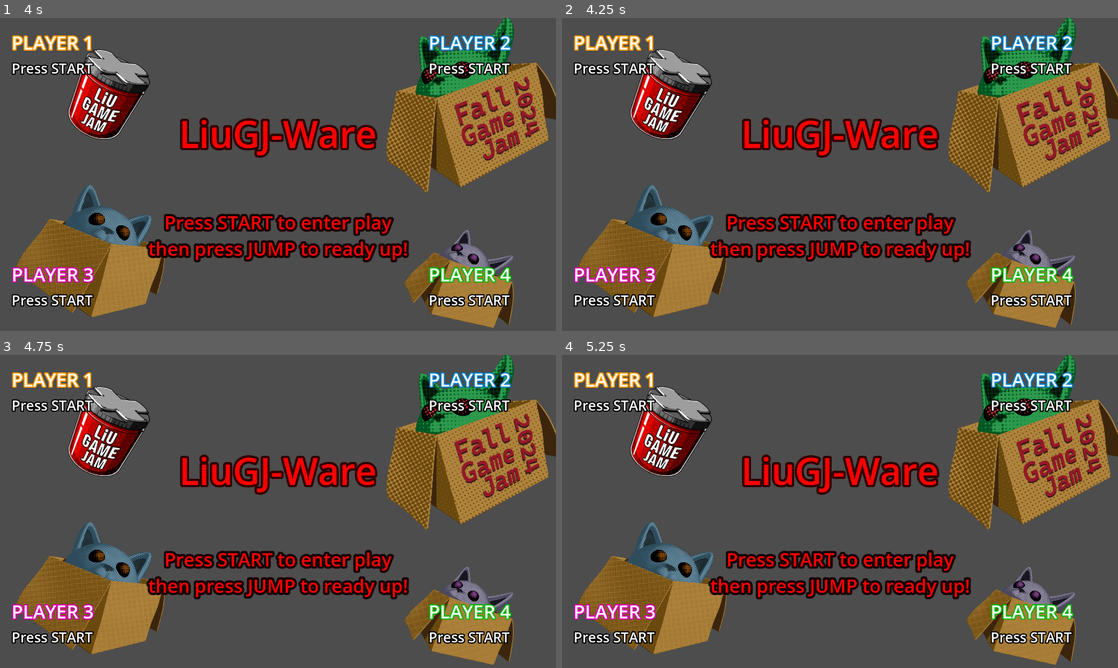
Above: before the commit, frames 1-4 (two rows, left to right).
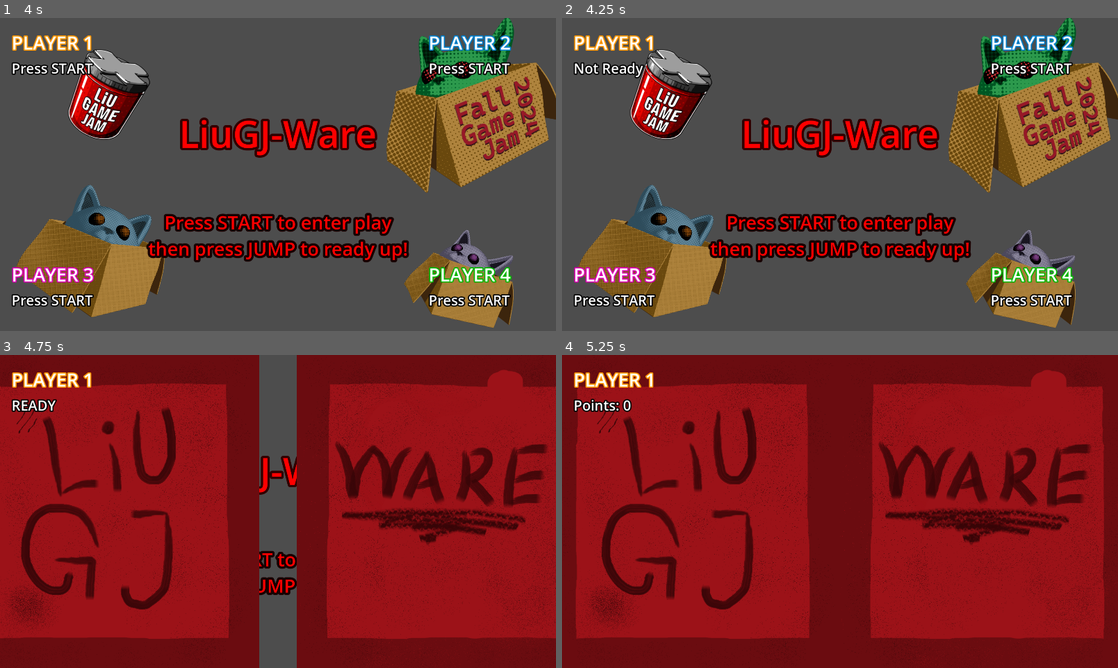
Above: after the commit, the same moments.

Repository: Fileberg/liugj-ware
Game: Godot game, scene res://main/main.tscn
Two runs of this game, one before a commit and one after it. Both use one fixed random seed, a clock stepped at 60 frames per second and the inputs below. The engine's default icon, where the game draws it, is replaced by a stand-in: a white triangle on a blue panel in a dark square.
Inputs:
- Up to frame 1 (4 s): tap Enter (ready_up, bound only after the commit) at 0.5, 2 s; hold Enter (ready_up, bound only after the commit) 0.53-1.28 s; hold Enter (ready_up, bound only after the commit) 2.03-3.53 s
- Up to frame 2 (4.25 s): tap Escape (start, bound only after the commit) at 4.15 s
- Up to frame 3 (4.75 s): tap Enter (ready_up, bound only after the commit) at 4.25 s
- Up to frame 4 (5.25 s): no input

Frame 1 is identical in both runs. In frame 2, 0.4% of the frame differs, in the area x 2-17%, y 14-20%; in frame 3, 92%; in frame 4, 98%, in the area x 0-100%, y 0-100%.

Commit message:
added shooty mini game

Diff:
--- a/main/main.gd
+++ b/main/main.gd
@@ -45,7 +45,9 @@
 	players = []
 	minigames = Array()
 	minigames.append(load("res://minigames/click_icons/click_icons.tscn"))
-	#add_player(1, 2)
+	minigames.append(load("res://minigames/shooty/shooty.tscn"))
+	# add_player(1, 2)
+
 	#add_player(2, 3)
 	#add_player(3, 4)
 
--- a/minigames/click_icons/click_icons.gd
+++ b/minigames/click_icons/click_icons.gd
@@ -1,8 +1,5 @@
 extends Minigame
 
-const MAX_ICONS := 10
-const ICON_SIZE := 128.0
-const POINTS_PER_ICON := 1
 const START_POSITIONS := [Vector2(200.0, 200.0), Vector2(1720.0, 200.0), Vector2(200.0, 880.0), Vector2(1720.0, 880.0)]
 
 @onready var randy := RandomNumberGenerator.new()
@@ -13,13 +10,6 @@
 func _ready():
 	var x_size := ($PlayArea as Control).size.x
 	var y_size := ($PlayArea as Control).size.y
-	$PlayArea/Icon.set_position(Vector2(randy.randf_range(0.0, x_size - ICON_SIZE), randy.randf_range(0.0, y_size - ICON_SIZE)))
-	icons = [$PlayArea/Icon]
-	for i in range(MAX_ICONS - 1):
-		var new_icon = $PlayArea/Icon.duplicate()
-		new_icon.set_position(Vector2(randy.randf_range(0.0, x_size - ICON_SIZE), randy.randf_range(0.0, y_size - ICON_SIZE)))
-		$PlayArea.add_child(new_icon)
-		icons.append(new_icon)
 
 
 func prepare(players : Array) -> void:
@@ -30,11 +20,13 @@
 		var player_controller = get_node("Players/Player" + str(player.id)) as PlayerController
 		player_controller.set_input_names(player.id)
 		player_controller.process_mode = PROCESS_MODE_INHERIT
+		player_controller.id = player.id
 
 	for id in unused_ids:
 		get_node("Players/Player" + str(id)).queue_free()
 
 	has_started = false
+	print($Players.get_children())
 	for child in $Players.get_children():
 		child.has_started = false
 
@@ -47,19 +39,7 @@
 
 
 func handle_input(event : InputEvent, player_id : int) -> void:
-	if (event.is_action_pressed("p" + str(player_id) + "_jump") or event.is_action_pressed("p" + str(player_id) + "_action")) and not event.is_echo():
-		for icon in icons:
-			if icon.global_position.distance_squared_to(get_node("Players/Player" + str(player_id)).global_position) < ICON_SIZE * ICON_SIZE:
-				icon.queue_free()
-				icons.erase(icon)
-				give_points.emit(player_id, POINTS_PER_ICON)
-				break
-		if icons.is_empty():
-			has_started = false
-			for child in $Players.get_children():
-				child.has_started = false
-			$Timer.stop()
-			finished.emit()
+	pass
 
 
 func _on_timer_timeout():
--- /dev/null
+++ b/minigames/shooty/bullet.gd
@@ -0,0 +1,79 @@
+extends Node2D
+
+var has_started = false
+var aim_target = false
+var bullet_dir = null
+var shooter = null
+var target = null
+var stop_aim = false
+const BULLET_SPEED = 25
+const HIT_DIST = 30
+
+# Called when the node enters the scene tree for the first time.
+func _ready() -> void:
+	pass # Replace with function body.
+
+# Called every frame. 'delta' is the elapsed time since the previous frame.
+func _process(delta: float) -> void:
+	if not has_started:
+		return
+	if aim_target:
+		aim_at_target()
+	is_colliding()
+
+func is_colliding():
+	for node in get_parent().get_children():
+		if node == shooter:
+			continue
+		if node.name in ["Player1", "Player2", "Player3", "Player4"]:
+			var distance = position.distance_to(node.position)
+			if distance < HIT_DIST:
+				node.take_damage(self)
+				queue_free()
+
+func set_start_pos(_position):
+	if not has_started:
+		return
+	position = _position
+
+func find_target():
+	var closest_dist = 100_000_000
+	for node in get_parent().get_children():
+
+		if node == shooter:
+			continue
+
+		if node.name in ["Player1", "Player2", "Player3", "Player4"]:
+			print(node.name)
+
+			# We dont want to shoot dead people
+			if node.is_dead:
+				continue
+
+			var distance = global_position.distance_to(node.global_position)
+			print("Distance to: ", node.name, " is ", distance)
+			print(global_position)
+			print(node.global_position)
+			if distance < closest_dist:
+				closest_dist = distance
+				target = node
+				bullet_dir = shooter.global_position.direction_to(target.global_position)
+
+	aim_target = true
+
+func aim_at_target():
+	if not has_started:
+		return
+	if shooter == null:
+		return
+	if bullet_dir == null:
+		return
+	if target == null:
+		return
+	if position.distance_to(target.position) > 100 and not stop_aim:
+		var new_dir = position.direction_to(target.position) * 0.2
+		bullet_dir = (bullet_dir + new_dir).normalized()
+	else:
+		stop_aim = true
+	position += bullet_dir * BULLET_SPEED
+	rotation = bullet_dir.angle()
--- /dev/null
+++ b/minigames/shooty/bullet.tscn
@@ -0,0 +1,20 @@
+[gd_scene load_steps=4 format=3 uid="uid://biwgn7eowic28"]
+
+[ext_resource type="Script" path="res://minigames/shooty/bullet.gd" id="1_c3sar"]
+[ext_resource type="Texture2D" uid="uid://bpafligvmw2eg" path="res://minigames/shooty/bullet.png" id="1_jvqm4"]
+
+[sub_resource type="RectangleShape2D" id="RectangleShape2D_kj5q0"]
+size = Vector2(0.65, 0.4)
+
+[node name="Bullet" type="Node2D"]
+script = ExtResource("1_c3sar")
+
+[node name="Area2D" type="Area2D" parent="."]
+scale = Vector2(20, 20)
+
+[node name="CollisionShape2D" type="CollisionShape2D" parent="Area2D"]
+position = Vector2(-0.175, -2.98023e-09)
+shape = SubResource("RectangleShape2D_kj5q0")
+
+[node name="Sprite2D" type="Sprite2D" parent="."]
+texture = ExtResource("1_jvqm4")
--- /dev/null
+++ b/minigames/shooty/player.gd
@@ -0,0 +1,120 @@
+extends PlayerController
+
+
+const BASE_SPEED = 600.0
+const DASH_SPEED_BUFF = 1200.0
+const SPEED_DECREASE = 1500.0
+const AIM_CD = 0.2
+const DASH_CD = 1
+const MAX_HP = 10
+
+var is_dead = false
+var can_shoot = true
+var can_dash = true
+var is_dashing = false
+var current_aim_cd = 0
+var current_dash_buff = 0
+var current_dash_cd = 0
+var movement_speed = BASE_SPEED
+var hp = MAX_HP
+var id = 0
+
+var has_started := false
+var points_this_round : int = 0
+@onready var velocity := Vector2.ZERO
+
+
+func _physics_process(delta):
+	var input_dir = Input.get_vector(input_left, input_right, input_up, input_down)
+
+	if is_dashing:
+		movement_speed -= delta * SPEED_DECREASE
+
+		if movement_speed <= BASE_SPEED:
+			movement_speed = BASE_SPEED
+			is_dashing = false
+
+	# Handle cooldown for shoot and dash, ctrl-c ctrl-v :D
+	if not can_shoot:
+		current_aim_cd -= delta
+		if current_aim_cd <= 0:
+			can_shoot = true
+
+	if not can_dash:
+		current_dash_cd -= delta
+		if current_dash_cd <= 0:
+			can_dash = true
+
+	# k
+	if Input.is_action_just_pressed(input_action):
+		if not has_started:
+			return
+		if not can_dash:
+			return
+
+		is_dashing = true
+		movement_speed = BASE_SPEED + DASH_SPEED_BUFF
+		current_dash_cd = DASH_CD
+		can_dash = false
+
+	# j
+	if Input.is_action_just_pressed(input_jump):
+		if not has_started:
+			return
+		if not can_shoot:
+			return
+
+		current_aim_cd = AIM_CD
+		can_shoot = false
+		var bullet = load("res://minigames/shooty/bullet.tscn")
+		var bullet_inst = bullet.instantiate()
+		bullet_inst.set_name("bullet")
+		bullet_inst.shooter = self
+		get_parent().add_child(bullet_inst)
+
+
+		if has_started:
+			bullet_inst.has_started = true
+			bullet_inst.set_start_pos(position)
+
+		bullet_inst.find_target()
+
+	if has_started:
+		velocity.x = input_dir.x * movement_speed
+		velocity.y = input_dir.y * movement_speed
+
+		position.x = clamp(position.x + velocity.x * delta, 0.0, 1920.0)
+		position.y = clamp(position.y + velocity.y * delta, 0.0, 1080.0)
+
+	if not input_dir.is_zero_approx():
+		$Sprite2D.set_rotation(atan2(input_dir.y, input_dir.x) + PI/2)
+
+func take_damage(killer):
+	hp -= 1
+	if hp == 0:
+		is_dead = true
+		visible = false
+		get_parent().get_parent().give_points.emit(killer.shooter.id, 10)
+		var players = []
+		var player_count = 0
+		# Check if game ended
+		for node in get_parent().get_children():
+
+			# Found a player
+			if node.name in ["Player1", "Player2", "Player3", "Player4"]:
+				if node.is_dead:
+					continue
+				# Dont count ourself since we just died
+				if node.name != name:
+					player_count += 1
+					players.append(node)
+
+		# We have a winner
+		if player_count == 1:
+			for node in players:
+				node.has_started = false
+			get_parent().get_parent().finished.emit()
+			get_parent().get_parent().get_node("Timer").stop()
+			get_parent().get_parent().has_started = false
+			var winner = players[0]
+			get_parent().get_parent().give_points.emit(winner.id, 30)
--- /dev/null
+++ b/minigames/shooty/shooty.tscn
@@ -0,0 +1,74 @@
+[gd_scene load_steps=5 format=3 uid="uid://b8sj6qkd3bm8x"]
+
+[ext_resource type="Script" path="res://minigames/click_icons/click_icons.gd" id="1_10met"]
+[ext_resource type="Script" path="res://minigames/shooty/player.gd" id="3_sdnh7"]
+[ext_resource type="Texture2D" uid="uid://n1nef6wxevhf" path="res://assets/icon.svg" id="3_w78ys"]
+[ext_resource type="Texture2D" uid="uid://bpafligvmw2eg" path="res://minigames/shooty/bullet.png" id="5_t5nda"]
+
+[node name="Shooty" type="Node2D"]
+script = ExtResource("1_10met")
+
+[node name="PlayArea" type="Control" parent="."]
+layout_mode = 3
+anchors_preset = 0
+offset_left = 160.0
+offset_top = 160.0
+offset_right = 1760.0
+offset_bottom = 920.0
+
+[node name="Timer" type="Timer" parent="."]
+wait_time = 20.0
+one_shot = true
+
+[node name="Players" type="Node" parent="."]
+
+[node name="Player1" type="Node2D" parent="Players" groups=["\"player\""]]
+process_mode = 4
+position = Vector2(200, 200)
+script = ExtResource("3_sdnh7")
+
+[node name="Sprite2D" type="Sprite2D" parent="Players/Player1"]
+modulate = Color(1, 0.566667, 0, 1)
+z_index = 1
+scale = Vector2(0.5, 0.5)
+texture = ExtResource("3_w78ys")
+
+[node name="Player2" type="Node2D" parent="Players" groups=["\"player\""]]
+process_mode = 4
+position = Vector2(1720, 200)
+script = ExtResource("3_sdnh7")
+
+[node name="Sprite2D" type="Sprite2D" parent="Players/Player2"]
+z_index = 1
+scale = Vector2(0.5, 0.5)
+texture = ExtResource("3_w78ys")
+
+[node name="Player3" type="Node2D" parent="Players" groups=["\"player\""]]
+process_mode = 4
+position = Vector2(200, 880)
+script = ExtResource("3_sdnh7")
+
+[node name="Sprite2D" type="Sprite2D" parent="Players/Player3"]
+modulate = Color(1, 0, 0.983333, 1)
+z_index = 1
+scale = Vector2(0.5, 0.5)
+texture = ExtResource("3_w78ys")
+
+[node name="Player4" type="Node2D" parent="Players" groups=["\"player\""]]
+process_mode = 4
+position = Vector2(1720, 880)
+script = ExtResource("3_sdnh7")
+
+[node name="Sprite2D" type="Sprite2D" parent="Players/Player4"]
+modulate = Color(0, 1, 0.0666666, 1)
+z_index = 1
+scale = Vector2(0.5, 0.5)
+texture = ExtResource("3_w78ys")
+
+[node name="Bullet" type="Sprite2D" parent="."]
+visible = false
+position = Vector2(636, 432)
+scale = Vector2(3, 3)
+texture = ExtResource("5_t5nda")
+
+[connection signal="timeout" from="Timer" to="." method="_on_timer_timeout"]
--- a/project.godot
+++ b/project.godot
@@ -30,10 +30,42 @@
 start={
 "deadzone": 0.5,
 "events": [Object(InputEventJoypadButton,"resource_local_to_scene":false,"resource_name":"","device":-1,"button_index":6,"pressure":0.0,"pressed":true,"script":null)
+, Object(InputEventKey,"resource_local_to_scene":false,"resource_name":"","device":-1,"window_id":0,"alt_pressed":false,"shift_pressed":false,"ctrl_pressed":false,"meta_pressed":false,"pressed":false,"keycode":0,"physical_keycode":4194305,"key_label":0,"unicode":0,"location":0,"echo":false,"script":null)
 ]
 }
 ready_up={
 "deadzone": 0.5,
 "events": [Object(InputEventJoypadButton,"resource_local_to_scene":false,"resource_name":"","device":-1,"button_index":0,"pressure":0.0,"pressed":true,"script":null)
+, Object(InputEventKey,"resource_local_to_scene":false,"resource_name":"","device":-1,"window_id":0,"alt_pressed":false,"shift_pressed":false,"ctrl_pressed":false,"meta_pressed":false,"pressed":false,"keycode":0,"physical_keycode":4194309,"key_label":0,"unicode":0,"location":0,"echo":false,"script":null)
 ]
 }
+p1_left={
+"deadzone": 0.5,
+"events": [Object(InputEventKey,"resource_local_to_scene":false,"resource_name":"","device":-1,"window_id":0,"alt_pressed":false,"shift_pressed":false,"ctrl_pressed":false,"meta_pressed":false,"pressed":false,"keycode":0,"physical_keycode":65,"key_label":0,"unicode":97,"location":0,"echo":false,"script":null)
+]
+}
+p1_jump={
+"deadzone": 0.5,
+"events": [Object(InputEventKey,"resource_local_to_scene":false,"resource_name":"","device":-1,"window_id":0,"alt_pressed":false,"shift_pressed":false,"ctrl_pressed":false,"meta_pressed":false,"pressed":false,"keycode":0,"physical_keycode":75,"key_label":0,"unicode":107,"location":0,"echo":false,"script":null)
+]
+}
+p1_right={
+"deadzone": 0.5,
+"events": [Object(InputEventKey,"resource_local_to_scene":false,"resource_name":"","device":-1,"window_id":0,"alt_pressed":false,"shift_pressed":false,"ctrl_pressed":false,"meta_pressed":false,"pressed":false,"keycode":0,"physical_keycode":68,"key_label":0,"unicode":100,"location":0,"echo":false,"script":null)
+]
+}
+p1_up={
+"deadzone": 0.5,
+"events": [Object(InputEventKey,"resource_local_to_scene":false,"resource_name":"","device":-1,"window_id":0,"alt_pressed":false,"shift_pressed":false,"ctrl_pressed":false,"meta_pressed":false,"pressed":false,"keycode":0,"physical_keycode":87,"key_label":0,"unicode":119,"location":0,"echo":false,"script":null)
+]
+}
+p1_down={
+"deadzone": 0.5,
+"events": [Object(InputEventKey,"resource_local_to_scene":false,"resource_name":"","device":-1,"window_id":0,"alt_pressed":false,"shift_pressed":false,"ctrl_pressed":false,"meta_pressed":false,"pressed":false,"keycode":0,"physical_keycode":83,"key_label":0,"unicode":115,"location":0,"echo":false,"script":null)
+]
+}
+p1_action={
+"deadzone": 0.5,
+"events": [Object(InputEventKey,"resource_local_to_scene":false,"resource_name":"","device":-1,"window_id":0,"alt_pressed":false,"shift_pressed":false,"ctrl_pressed":false,"meta_pressed":false,"pressed":false,"keycode":0,"physical_keycode":74,"key_label":0,"unicode":106,"location":0,"echo":false,"script":null)
+]
+}
Binary file added: minigames/shooty/bullet.png
Not shown, added: minigames/shooty/bullet.png.import
Not shown, added: minigames/shooty/Untitled.xcf
